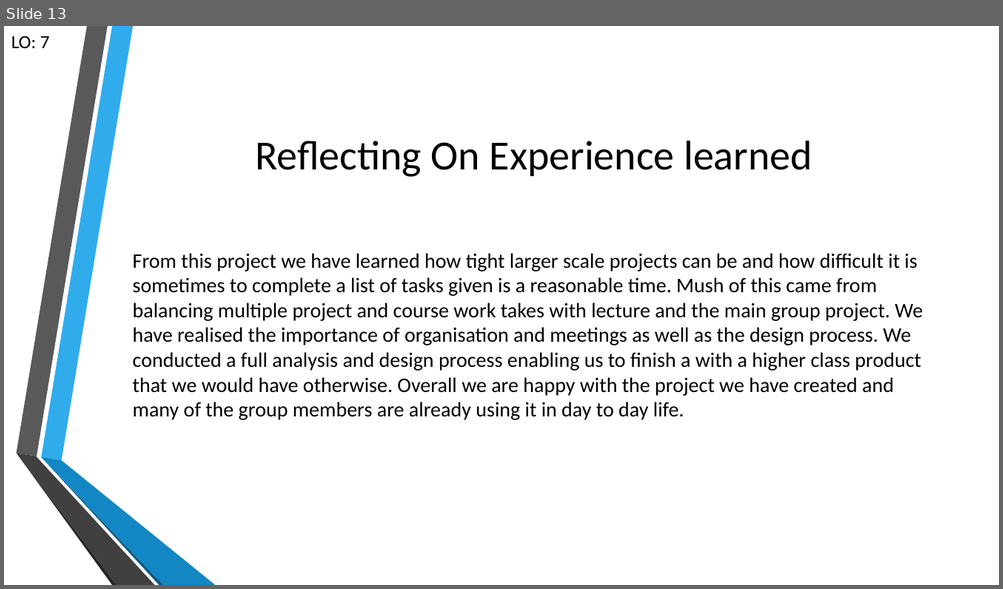
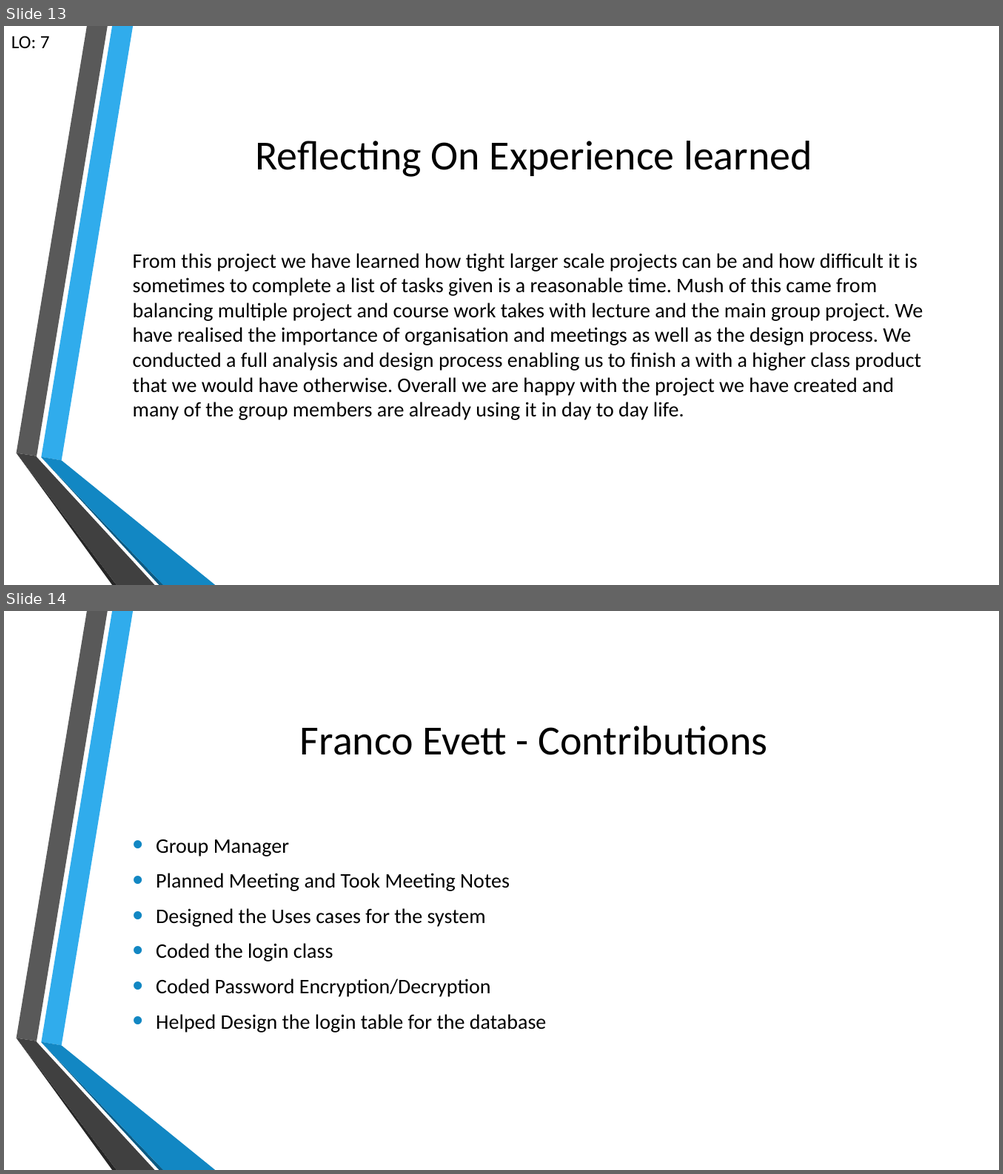
Before and after one commit to FrancoEvett/BETTer-App-Group27, a slide deck: Documentation/Group 27 BETTer Project.pptx. Shown one above the other, each under a label of ours: slide 13 before the commit, slides 13 and 14 after it. The pictures are 1003x589 and 1003x1174 pixels, drawn with LibreOffice and Linux fonts; fonts in the diff are those of the drawing; background and template pictures are left out. Boxes give left, top, right and bottom in pixels: in the first picture for what was removed or moved away, otherwise in the second. Text is boxed around its words. In the diff, an @@ line names an element or a change of style, - is before the commit and + after.

Commit message:
Aded Contribution Slide

```diff
--- a/Documentation/Group 27 BETTer Project.pptx
+++ b/Documentation/Group 27 BETTer Project.pptx
@@ slide 14 added at [4, 611, 999, 1170], background picture (left out); not listed: 6 template elements that a slide beside it also shows @@
@@ title added at [300, 726, 768, 755], 40 pt, text #000000 @@
+Franco Evett - Contributions
@@ text added at [156, 840, 546, 1033], 20 pt, text #000000 @@
+• Group Manager
+• Planned Meeting and Took Meeting Notes
+• Designed the Uses cases for the system
+• Coded the login class
+• Coded Password Encryption/Decryption
+• Helped Design the login table for the database
```
Also in this commit, not shown: 1 slide changed, 1 other file.
